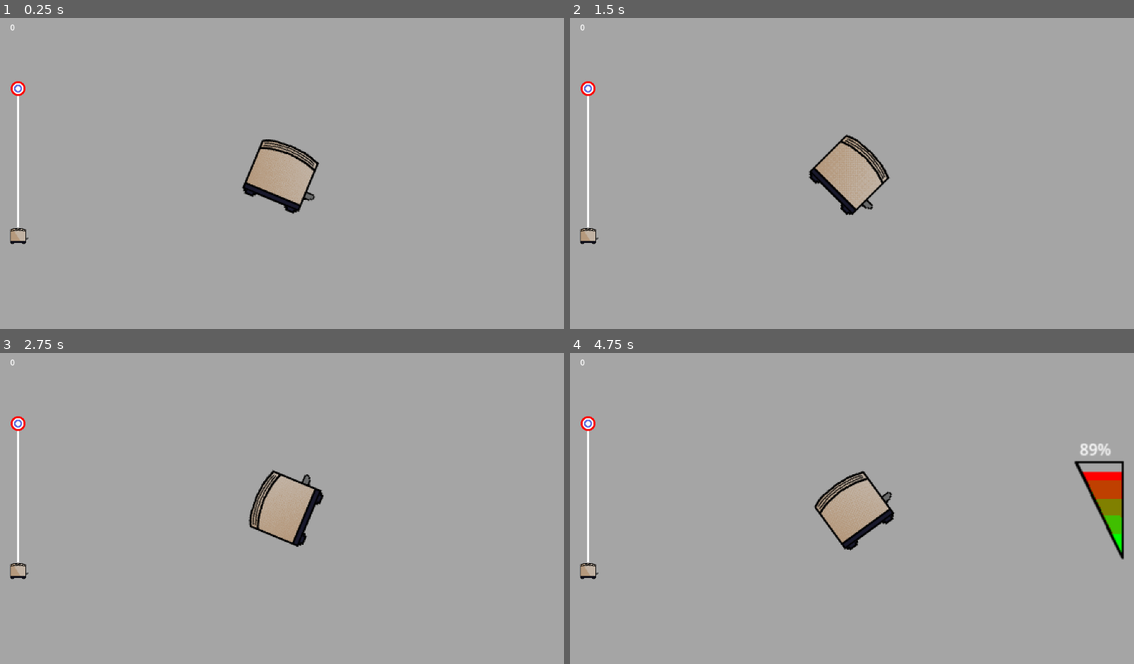
Above: before the commit, frames 1-4 (two rows, left to right).
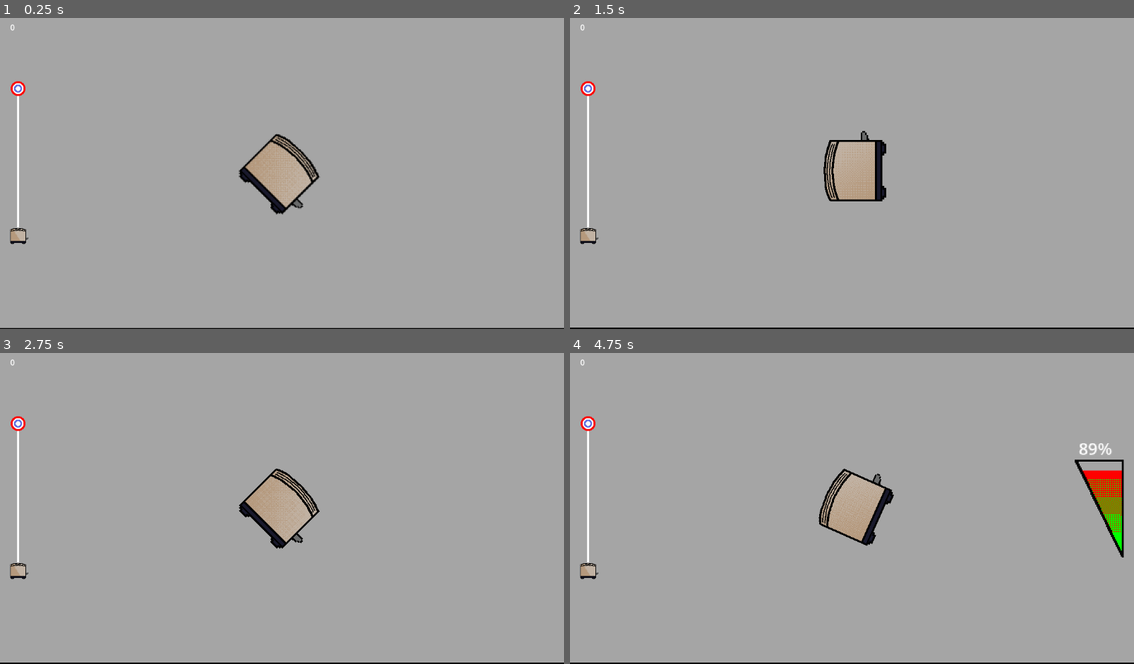
Above: after the commit, the same moments.

Repository: Venorrak/toast
Game: Godot game, scene res://Scenes/Scenes/world.tscn
Two runs of this game, one before a commit and one after it. Both use one fixed random seed, a clock stepped at 60 frames per second and the inputs below.
Inputs:
- Up to frame 1 (0.25 s): no input
- Up to frame 2 (1.5 s): hold Right (Right) 0.53-1.28 s; tap ` (A) at 0.6 s; tap , (B) at 0.8, 1.35 s; hold Down (Down) from 1.28 s (still down)
- Up to frame 3 (2.75 s): tap ` (A) at 1.55, 2.1 s; release Down (Down) at 2.03 s; hold Right (Right) from 2.03 s (still down); tap , (B) at 2.3 s
- Up to frame 4 (4.75 s): release Right (Right) at 2.78 s; hold Up (Up) 2.78-3.53 s; tap , (B) at 2.85, 3.8 s; tap ` (A) at 3.05, 4.35 s; hold Left (Left) from 3.53 s (still down); tap E (interact) at 3.6 s

The runs differ from the first frame. In frame 1, 1.7% of the frame differs, in the area x 0-100%, y 37-100%; in frame 2, 2.1%; in frame 3, 2.0%; in frame 4, 2.9%, in the area x 0-100%, y 29-100%.

Commit message:
added teams, result screen(with themes), multiples toasts

Diff:
--- /dev/null
+++ b/Code/Scripts/results_screen.gd
@@ -0,0 +1,32 @@
+extends Control
+
+@onready var RedLabels = $Control/ScorePanelRed/Scores
+@onready var BlueLabels = $Control/ScorePanelBlue/Scores
+var redScores
+var blueScores
+
+func _ready() -> void:
+	var blues = BlueLabels.get_children()
+	for i in blues.size():
+		blues[i].text = str(blueScores[i])
+	var reds = RedLabels.get_children()
+	for i in reds.size():
+		reds[i].text = str(redScores[i])
+
+# Called every frame. 'delta' is the elapsed time since the previous frame.
+func _process(delta: float) -> void:
+	pass
+
+func updateBlueScore(Score) -> void:
+	blueScores = Score
+
+func updateRedScore(Score) -> void:
+	redScores = Score
+
+
+func _on_main_menu_btn_pressed() -> void:
+	get_tree().quit()
+
+
+func _on_new_game_btn_pressed() -> void:
+	get_tree().reload_current_scene()
--- a/Code/Scripts/test_bounce.gd
+++ /dev/null
@@ -1,14 +0,0 @@
-extends RigidBody2D
-
-# Called when the node enters the scene tree for the first time.
-func _ready() -> void:
-	pass
-
-
-# Called every frame. 'delta' is the elapsed time since the previous frame.
-func _process(delta: float) -> void:
-	pass
-
-func _physics_process(delta: float) -> void:
-	if linear_velocity.length() < 20:
-		linear_velocity /= 1.2
--- /dev/null
+++ b/Code/Scripts/toast.gd
@@ -0,0 +1,20 @@
+extends RigidBody2D
+var toastTeam: int
+# Called when the node enters the scene tree for the first time.
+func _ready() -> void:
+	pass
+
+
+# Called every frame. 'delta' is the elapsed time since the previous frame.
+func _process(delta: float) -> void:
+	pass
+
+func setTeam(team : int) -> void:
+	toastTeam = team
+	if team == 1:
+		$Icon.material.set("shader_parameter/outline_color", Color("ff0000"))
+	else:
+		$Icon.material.set("shader_parameter/outline_color", Color("0000ff"))
+
+func getTeam() -> int:
+	return toastTeam
--- a/Code/Scripts/world.gd
+++ b/Code/Scripts/world.gd
@@ -1,7 +1,10 @@
 extends Node2D
 @onready var arrow = $Arrow
 @onready var aim = $Arrow/Aim
-@onready var toast = $toast
+var toast
+@export var ValidToastDistance: float
+var nbOfToasts = 6
+@onready var toastHome = $Toasts
 @onready var gauge = $Control/TextureProgressBar
 @onready var gaugeLabel = $Control/RichTextLabel
 @onready var target = $Target
@@ -10,15 +13,20 @@
 @onready var speedLabel = $HUD/speedLabel
 @onready var HUD = $HUD
 
-@export var rotationSpeed: float
-@export var gaugeSpeed: float
+
+@export var rotationSpeedInit: float
+@export var gaugeSpeedInit: float
+var rotationSpeed: float
+var gaugeSpeed: float
 @export var minSpeed: int
 @export var maxSpeed: int
 @export var maxZoomCamera: float
 var toastSpeed: float = 1.0
 var incertancy: float = 0.0
 var QTEScene : PackedScene = preload("res://Scenes/Scenes/qte.tscn")
-@onready var toastStartPosition: Vector2 = $toast.global_position
+var ToastScene : PackedScene = preload("res://Scenes/Scenes/toast.tscn")
+var ResultsScene : PackedScene = preload("res://Scenes/Scenes/resultsScreen.tscn")
+@onready var toastStartPosition: Vector2 = $Arrow.position
 
 var variationPercentage : float = 10 #if you change don't forget to change in qte.gd too
 
@@ -27,11 +35,14 @@
 
 # Called when the node enters the scene tree for the first time.
 func _ready() -> void:
+	rotationSpeed = rotationSpeedInit
+	gaugeSpeed = gaugeSpeedInit
 	gauge.min_value = minSpeed
 	gauge.max_value = maxSpeed
 	gauge.step = maxSpeed / 100
 	gauge.visible = false
 	gaugeLabel.visible = false
+	getCreateToast()
 
 
 # Called every frame. 'delta' is the elapsed time since the previous frame.
@@ -41,7 +52,42 @@
 		arrow.visible = false
 
 	speedLabel.text = str(toast.linear_velocity.length())
-
+	if toast.linear_velocity.length() < 3 and toast.linear_velocity.length() > 1:
+		if (toast.global_position - target.global_position).length() > ValidToastDistance:
+			toast.position = Vector2(100000, 1000000)
+		if nbOfToasts > 0:
+			getCreateToast()
+			arrow.visible = true
+			rotationSpeed = rotationSpeedInit
+			gaugeSpeed = gaugeSpeedInit
+			state = gameState.DIRECTION
+		else:
+			var redTeamScore : Array = []
+			var blueTeamScore : Array = []
+			for toast in toastHome.get_children():
+				var toastScore = int((toast.global_position - target.global_position).length())
+				if toast.getTeam() == 0:
+					if toastScore > ValidToastDistance:
+						blueTeamScore.append(ValidToastDistance)
+					else:
+						blueTeamScore.append(toastScore)
+				else:
+					if toastScore > ValidToastDistance:
+						redTeamScore.append(ValidToastDistance)
+					else:
+						redTeamScore.append(toastScore)
+			var redTeamScoreTotal = 0
+			var blueTeamScoreTotal = 0
+			for scr in redTeamScore:
+				redTeamScoreTotal += scr
+			for scr in blueTeamScore:
+				blueTeamScoreTotal += scr
+			redTeamScore.append(redTeamScoreTotal)
+			blueTeamScore.append(blueTeamScoreTotal)
+			var newResultScene = ResultsScene.instantiate()
+			newResultScene.updateBlueScore(blueTeamScore)
+			newResultScene.updateRedScore(redTeamScore)
+			HUD.add_child(newResultScene)
 	if gaugeSpeed != 0:
 		gauge.value += gaugeSpeed
 		if gauge.value >= maxSpeed or gauge.value <= minSpeed:
@@ -125,3 +171,11 @@
 
 	var zoomValue = 1 - ((percent * (1 - maxZoomCamera)) / 100)
 	camera.zoom = Vector2(zoomValue, zoomValue)
+
+func getCreateToast():
+	var newToast = ToastScene.instantiate()
+	newToast.position = toastStartPosition
+	newToast.setTeam(nbOfToasts % 2 == 0)
+	toastHome.add_child(newToast)
+	toast = newToast
+	nbOfToasts -= 1
--- /dev/null
+++ b/Code/Shaders/highlight.gdshader
@@ -0,0 +1,16 @@
+shader_type canvas_item;
+
+uniform vec3 outline_color: source_color;
+uniform float progress: hint_range(0.0, 1.0);
+uniform float width: hint_range(0.0, 0.050, 0.001) = 0.001;
+
+void fragment() {
+	vec4 line_neg_y = vec4(outline_color.rgb, texture(TEXTURE, vec2(UV.x, UV.y - width)).a);
+	vec4 line_pos_y = vec4(outline_color.rgb, texture(TEXTURE, vec2(UV.x, UV.y + width)).a);
+	vec4 line_neg_x = vec4(outline_color.rgb, texture(TEXTURE, vec2(UV.x - width, UV.y)).a);
+	vec4 line_pos_x = vec4(outline_color.rgb, texture(TEXTURE, vec2(UV.x + width, UV.y)).a);
+	vec4 outline_y = mix(line_neg_y, line_pos_y, line_pos_y);
+	vec4 outline_x = mix(line_neg_x, line_pos_x, line_pos_x);
+	vec4 outline = mix(outline_y, outline_x, outline_x);
+	COLOR.rgba = mix(COLOR, outline, progress * (1.0 - COLOR.a));
+}
--- a/Scenes/Scenes/qte.tscn
+++ b/Scenes/Scenes/qte.tscn
@@ -21,6 +21,33 @@
 [sub_resource type="Theme" id="Theme_16riv"]
 Panel/styles/panel = SubResource("StyleBoxFlat_6n3n2")
 
+[sub_resource type="Animation" id="Animation_f0fxi"]
+length = 0.001
+tracks/0/type = "value"
+tracks/0/imported = false
+tracks/0/enabled = true
+tracks/0/path = NodePath("Panel:position")
+tracks/0/interp = 1
+tracks/0/loop_wrap = true
+tracks/0/keys = {
+"times": PackedFloat32Array(0),
+"transitions": PackedFloat32Array(1),
+"update": 0,
+"values": [Vector2(0, 20)]
+}
+tracks/1/type = "value"
+tracks/1/imported = false
+tracks/1/enabled = true
+tracks/1/path = NodePath("Goals:position")
+tracks/1/interp = 1
+tracks/1/loop_wrap = true
+tracks/1/keys = {
+"times": PackedFloat32Array(0),
+"transitions": PackedFloat32Array(1),
+"update": 0,
+"values": [Vector2(0, 500)]
+}
+
 [sub_resource type="Animation" id="Animation_0r4lf"]
 resource_name = "enterScene"
 length = 1.5
@@ -61,33 +88,6 @@
 "args": [],
 "method": &"startTimer"
 }]
-}
-
-[sub_resource type="Animation" id="Animation_f0fxi"]
-length = 0.001
-tracks/0/type = "value"
-tracks/0/imported = false
-tracks/0/enabled = true
-tracks/0/path = NodePath("Panel:position")
-tracks/0/interp = 1
-tracks/0/loop_wrap = true
-tracks/0/keys = {
-"times": PackedFloat32Array(0),
-"transitions": PackedFloat32Array(1),
-"update": 0,
-"values": [Vector2(0, 20)]
-}
-tracks/1/type = "value"
-tracks/1/imported = false
-tracks/1/enabled = true
-tracks/1/path = NodePath("Goals:position")
-tracks/1/interp = 1
-tracks/1/loop_wrap = true
-tracks/1/keys = {
-"times": PackedFloat32Array(0),
-"transitions": PackedFloat32Array(1),
-"update": 0,
-"values": [Vector2(0, 500)]
 }
 
 [sub_resource type="Animation" id="Animation_jm78l"]
@@ -175,7 +175,7 @@
 script = ExtResource("1_hesyt")
 nbOfQTE = 10
 safeSpace = 110.0
-QTESpeed = 7.0
+QTESpeed = 10.0
 separationSpace = 75
 GoalsY = 550
 topY = 70
--- a/Scenes/Scenes/qte_obj.gd
+++ b/Scenes/Scenes/qte_obj.gd
@@ -21,7 +21,7 @@
 func getType() -> String:
 	return type
 
-func reset():
+func reset() -> void:
 	position = Vector2(0,0)
 	speed.y = 0
 	visible = false
--- /dev/null
+++ b/Scenes/Scenes/resultsScreen.tscn
@@ -0,0 +1,298 @@
+[gd_scene load_steps=8 format=3 uid="uid://jvp2sr5cohsx"]
+
+[ext_resource type="Theme" uid="uid://uqchl56daju3" path="res://Scenes/Themes/test_theme.tres" id="1_f7sry"]
+[ext_resource type="StyleBox" uid="uid://fc6ol8dv1clm" path="res://Scenes/Themes/red_panel_theme.tres" id="2_1hw7u"]
+[ext_resource type="Script" path="res://Code/Scripts/results_screen.gd" id="2_70yly"]
+[ext_resource type="StyleBox" uid="uid://dqmwh1homtqu7" path="res://Scenes/Themes/blue_panel_theme.tres" id="3_mm3h5"]
+
+[sub_resource type="StyleBoxFlat" id="StyleBoxFlat_q5l83"]
+bg_color = Color(0.32, 0.32, 0.32, 0.309804)
+
+[sub_resource type="StyleBoxLine" id="StyleBoxLine_vf0x7"]
+color = Color(1, 0, 0, 1)
+thickness = 2
+vertical = true
+
+[sub_resource type="StyleBoxLine" id="StyleBoxLine_75l1w"]
+color = Color(0, 0, 1, 1)
+thickness = 2
+vertical = true
+
+[node name="ResultsScreen" type="Control"]
+layout_mode = 3
+anchors_preset = 0
+size_flags_horizontal = 0
+theme = ExtResource("1_f7sry")
+script = ExtResource("2_70yly")
+
+[node name="Control" type="Control" parent="."]
+layout_mode = 1
+anchors_preset = 0
+offset_left = 366.0
+offset_top = 90.0
+offset_right = 406.0
+offset_bottom = 130.0
+
+[node name="shade" type="Panel" parent="Control"]
+layout_mode = 0
+offset_left = -1385.0
+offset_top = -748.0
+offset_right = 1871.0
+offset_bottom = 1036.0
+theme_override_styles/panel = SubResource("StyleBoxFlat_q5l83")
+
+[node name="ScorePanelRed" type="Panel" parent="Control"]
+layout_mode = 0
+offset_right = 400.0
+offset_bottom = 150.0
+theme_override_styles/panel = ExtResource("2_1hw7u")
+
+[node name="1" type="RichTextLabel" parent="Control/ScorePanelRed"]
+layout_mode = 0
+offset_right = 60.0
+offset_bottom = 40.0
+bbcode_enabled = true
+text = "[center]1[/center]"
+fit_content = true
+
+[node name="2" type="RichTextLabel" parent="Control/ScorePanelRed"]
+layout_mode = 0
+offset_top = 40.0
+offset_right = 60.0
+offset_bottom = 80.0
+bbcode_enabled = true
+text = "[center]2[/center]"
+fit_content = true
+
+[node name="3" type="RichTextLabel" parent="Control/ScorePanelRed"]
+layout_mode = 0
+offset_top = 80.0
+offset_right = 60.0
+offset_bottom = 120.0
+bbcode_enabled = true
+text = "[center]3[/center]"
+fit_content = true
+
+[node name="total" type="RichTextLabel" parent="Control/ScorePanelRed"]
+layout_mode = 0
+offset_top = 120.0
+offset_right = 60.0
+offset_bottom = 160.0
+bbcode_enabled = true
+text = "[center]Total[/center]"
+fit_content = true
+
+[node name="HSeparator" type="HSeparator" parent="Control/ScorePanelRed"]
+layout_mode = 0
+offset_left = -7.0
+offset_top = 34.0
+offset_right = 407.0
+offset_bottom = 38.0
+
+[node name="HSeparator2" type="HSeparator" parent="Control/ScorePanelRed"]
+layout_mode = 0
+offset_left = -7.0
+offset_top = 74.0
+offset_right = 407.0
+offset_bottom = 78.0
+
+[node name="HSeparator3" type="HSeparator" parent="Control/ScorePanelRed"]
+layout_mode = 0
+offset_left = -7.0
+offset_top = 114.0
+offset_right = 407.0
+offset_bottom = 118.0
+
+[node name="VSeparator" type="VSeparator" parent="Control/ScorePanelRed"]
+layout_mode = 0
+offset_left = 60.0
+offset_top = -8.165
+offset_right = 64.0
+offset_bottom = 158.79
+theme_override_styles/separator = SubResource("StyleBoxLine_vf0x7")
+
+[node name="Scores" type="Control" parent="Control/ScorePanelRed"]
+anchors_preset = 0
+offset_right = 40.0
+offset_bottom = 40.0
+
+[node name="first" type="RichTextLabel" parent="Control/ScorePanelRed/Scores"]
+layout_mode = 0
+offset_left = 69.0
+offset_right = 398.0
+offset_bottom = 40.0
+bbcode_enabled = true
+text = "[center]500[/center]"
+fit_content = true
+
+[node name="second" type="RichTextLabel" parent="Control/ScorePanelRed/Scores"]
+layout_mode = 0
+offset_left = 69.0
+offset_top = 40.0
+offset_right = 398.0
+offset_bottom = 80.0
+bbcode_enabled = true
+text = "[center]500[/center]"
+fit_content = true
+
+[node name="third" type="RichTextLabel" parent="Control/ScorePanelRed/Scores"]
+layout_mode = 0
+offset_left = 69.0
+offset_top = 80.0
+offset_right = 398.0
+offset_bottom = 120.0
+bbcode_enabled = true
+text = "[center]500[/center]"
+fit_content = true
+
+[node name="total" type="RichTextLabel" parent="Control/ScorePanelRed/Scores"]
+layout_mode = 0
+offset_left = 69.0
+offset_top = 120.0
+offset_right = 398.0
+offset_bottom = 160.0
+bbcode_enabled = true
+text = "[center]1500 points[/center]"
+fit_content = true
+
+[node name="ScorePanelBlue" type="Panel" parent="Control"]
+layout_mode = 0
+offset_top = 190.0
+offset_right = 400.0
+offset_bottom = 340.0
+theme_override_styles/panel = ExtResource("3_mm3h5")
+
+[node name="1" type="RichTextLabel" parent="Control/ScorePanelBlue"]
+layout_mode = 0
+offset_right = 60.0
+offset_bottom = 40.0
+bbcode_enabled = true
+text = "[center]1[/center]"
+fit_content = true
+
+[node name="2" type="RichTextLabel" parent="Control/ScorePanelBlue"]
+layout_mode = 0
+offset_top = 40.0
+offset_right = 60.0
+offset_bottom = 80.0
+bbcode_enabled = true
+text = "[center]2[/center]"
+fit_content = true
+
+[node name="3" type="RichTextLabel" parent="Control/ScorePanelBlue"]
+layout_mode = 0
+offset_top = 80.0
+offset_right = 60.0
+offset_bottom = 120.0
+bbcode_enabled = true
+text = "[center]3[/center]"
+fit_content = true
+
+[node name="total" type="RichTextLabel" parent="Control/ScorePanelBlue"]
+layout_mode = 0
+offset_top = 120.0
+offset_right = 60.0
+offset_bottom = 160.0
+bbcode_enabled = true
+text = "[center]Total[/center]"
+fit_content = true
+
+[node name="HSeparator" type="HSeparator" parent="Control/ScorePanelBlue"]
+layout_mode = 0
+offset_left = -7.0
+offset_top = 34.0
+offset_right = 407.0
+offset_bottom = 38.0
+
+[node name="HSeparator2" type="HSeparator" parent="Control/ScorePanelBlue"]
+layout_mode = 0
+offset_left = -7.0
+offset_top = 74.0
+offset_right = 407.0
+offset_bottom = 78.0
+
+[node name="HSeparator3" type="HSeparator" parent="Control/ScorePanelBlue"]
+layout_mode = 0
+offset_left = -7.0
+offset_top = 114.0
+offset_right = 407.0
+offset_bottom = 118.0
+
+[node name="VSeparator" type="VSeparator" parent="Control/ScorePanelBlue"]
+layout_mode = 0
+offset_left = 60.0
+offset_top = -8.165
+offset_right = 64.0
+offset_bottom = 158.79
+theme_override_styles/separator = SubResource("StyleBoxLine_75l1w")
+
+[node name="Scores" type="Control" parent="Control/ScorePanelBlue"]
+anchors_preset = 0
+offset_right = 40.0
+offset_bottom = 40.0
+
+[node name="first" type="RichTextLabel" parent="Control/ScorePanelBlue/Scores"]
+layout_mode = 0
+offset_left = 69.0
+offset_right = 398.0
+offset_bottom = 40.0
+bbcode_enabled = true
+text = "[center]500[/center]"
+fit_content = true
+
+[node name="second" type="RichTextLabel" parent="Control/ScorePanelBlue/Scores"]
+layout_mode = 0
+offset_left = 69.0
+offset_top = 40.0
+offset_right = 398.0
+offset_bottom = 80.0
+bbcode_enabled = true
+text = "[center]500[/center]"
+fit_content = true
+
+[node name="third" type="RichTextLabel" parent="Control/ScorePanelBlue/Scores"]
+layout_mode = 0
+offset_left = 69.0
+offset_top = 80.0
+offset_right = 398.0
+offset_bottom = 120.0
+bbcode_enabled = true
+text = "[center]500[/center]"
+fit_content = true
+
+[node name="total" type="RichTextLabel" parent="Control/ScorePanelBlue/Scores"]
+layout_mode = 0
+offset_left = 69.0
+offset_top = 120.0
+offset_right = 398.0
+offset_bottom = 160.0
+bbcode_enabled = true
+text = "[center]1500 points[/center]"
+fit_content = true
+
+[node name="mainMenuBtn" type="Button" parent="Control"]
+layout_mode = 0
+offset_left = 30.0
+offset_top = 400.0
+offset_right = 180.0
+offset_bottom = 450.0
+focus_neighbor_left = NodePath("../NewGameBtn")
+focus_neighbor_right = NodePath("../NewGameBtn")
+focus_next = NodePath("../NewGameBtn")
+focus_previous = NodePath("../NewGameBtn")
+text = "Main menu"
+
+[node name="NewGameBtn" type="Button" parent="Control"]
+layout_mode = 0
+offset_left = 220.0
+offset_top = 400.0
+offset_right = 370.0
+offset_bottom = 450.0
+focus_neighbor_left = NodePath("../mainMenuBtn")
+focus_neighbor_right = NodePath("../mainMenuBtn")
+focus_next = NodePath("../mainMenuBtn")
+focus_previous = NodePath("../mainMenuBtn")
+text = "New game"
+
+[connection signal="pressed" from="Control/mainMenuBtn" to="." method="_on_main_menu_btn_pressed"]
+[connection signal="pressed" from="Control/NewGameBtn" to="." method="_on_new_game_btn_pressed"]
--- a/Scenes/Scenes/toast.tscn
+++ b/Scenes/Scenes/toast.tscn
@@ -1,9 +1,18 @@
-[gd_scene load_steps=3 format=3 uid="uid://c6sp8nlbw614f"]
+[gd_scene load_steps=6 format=3 uid="uid://c6sp8nlbw614f"]
 
+[ext_resource type="Shader" path="res://Code/Shaders/highlight.gdshader" id="1_8jusr"]
+[ext_resource type="Script" path="res://Code/Scripts/toast.gd" id="1_bvevc"]
 [ext_resource type="Texture2D" uid="uid://bkowr3t32fkn4" path="res://Rescources/2d/toast.png" id="1_fxcxw"]
 
 [sub_resource type="PhysicsMaterial" id="PhysicsMaterial_utmbd"]
 bounce = 0.9
+
+[sub_resource type="ShaderMaterial" id="ShaderMaterial_7cgeh"]
+resource_local_to_scene = true
+shader = ExtResource("1_8jusr")
+shader_parameter/outline_color = Color(1, 0, 0, 1)
+shader_parameter/progress = 1.0
+shader_parameter/width = 0.025
 
 [node name="toast" type="RigidBody2D"]
 position = Vector2(576, 324)
@@ -11,10 +20,13 @@
 physics_material_override = SubResource("PhysicsMaterial_utmbd")
 gravity_scale = 0.0
 linear_damp = 0.1
+script = ExtResource("1_bvevc")
 
 [node name="Icon" type="Sprite2D" parent="."]
+material = SubResource("ShaderMaterial_7cgeh")
 scale = Vector2(2, 2)
 texture = ExtResource("1_fxcxw")
 
 [node name="CollisionPolygon2D" type="CollisionPolygon2D" parent="."]
+visible = false
 polygon = PackedVector2Array(34, 24, 34, 41, 28, 48, -26, 48, -32, 42, -32, 16, -40, 10, -48, 2, -48, -16, -46, -22, -28, -34, -22, -34, -18, -32, -18, -28, 10, -28, 14, -34, 22, -34, 36, -32, 46, -18, 46, 0, 44, 8, 38, 12)
--- a/Scenes/Scenes/world.tscn
+++ b/Scenes/Scenes/world.tscn
@@ -6,7 +6,6 @@
 [ext_resource type="Texture2D" uid="uid://ch0jv0psj74a0" path="res://Rescources/2d/progress_edge.png" id="2_b0wuk"]
 [ext_resource type="PackedScene" uid="uid://dscos81yscrql" path="res://Scenes/Scenes/ProgressBar.tscn" id="2_qlfrv"]
 [ext_resource type="Texture2D" uid="uid://uifcsn767y1l" path="res://Rescources/2d/progress_inside.png" id="3_ccj6t"]
-[ext_resource type="PackedScene" uid="uid://c6sp8nlbw614f" path="res://Scenes/Scenes/toast.tscn" id="5_yr8ra"]
 [ext_resource type="Texture2D" uid="uid://70fborerao6m" path="res://Rescources/2d/toaster.png" id="6_5jxex"]
 
 [sub_resource type="ShaderMaterial" id="ShaderMaterial_d8xs1"]
@@ -29,8 +28,9 @@
 
 [node name="World" type="Node2D"]
 script = ExtResource("1_kv0b3")
-rotationSpeed = 1.5
-gaugeSpeed = 10.0
+ValidToastDistance = 750.0
+rotationSpeedInit = 3.0
+gaugeSpeedInit = 12.0
 maxSpeed = 1500
 maxZoomCamera = 0.3
 
@@ -83,11 +83,12 @@
 offset_top = -23.845
 offset_right = 58.86
 offset_bottom = 24.455
+theme_override_font_sizes/normal_font_size = 17
 bbcode_enabled = true
-text = "[center]100%[/center]"
+text = "[center]100%+10[/center]"
 scroll_active = false
 
-[node name="toast" parent="." instance=ExtResource("5_yr8ra")]
+[node name="Toasts" type="Node2D" parent="."]
 
 [node name="Arrow" type="Sprite2D" parent="."]
 position = Vector2(576, 327)
--- /dev/null
+++ b/Scenes/Themes/blue_panel_theme.tres
@@ -0,0 +1,20 @@
+[gd_resource type="StyleBoxFlat" format=3 uid="uid://dqmwh1homtqu7"]
+
+[resource]
+bg_color = Color(0.1, 0.1, 0.1, 1)
+border_width_left = 2
+border_width_top = 2
+border_width_right = 2
+border_width_bottom = 2
+border_color = Color(0, 0, 1, 1)
+corner_radius_top_left = 20
+corner_radius_top_right = 20
+corner_radius_bottom_right = 20
+corner_radius_bottom_left = 20
+expand_margin_left = 10.0
+expand_margin_top = 10.0
+expand_margin_right = 10.0
+expand_margin_bottom = 10.0
+shadow_color = Color(0, 0, 0, 0.337255)
+shadow_size = 6
+shadow_offset = Vector2(5.055, 4.93)
--- /dev/null
+++ b/Scenes/Themes/red_panel_theme.tres
@@ -0,0 +1,20 @@
+[gd_resource type="StyleBoxFlat" format=3 uid="uid://fc6ol8dv1clm"]
+
+[resource]
+bg_color = Color(0.1, 0.1, 0.1, 1)
+border_width_left = 2
+border_width_top = 2
+border_width_right = 2
+border_width_bottom = 2
+border_color = Color(1, 0, 0, 1)
+corner_radius_top_left = 20
+corner_radius_top_right = 20
+corner_radius_bottom_right = 20
+corner_radius_bottom_left = 20
+expand_margin_left = 10.0
+expand_margin_top = 10.0
+expand_margin_right = 10.0
+expand_margin_bottom = 10.0
+shadow_color = Color(0, 0, 0, 0.337255)
+shadow_size = 6
+shadow_offset = Vector2(5.055, 4.93)
--- /dev/null
+++ b/Scenes/Themes/test_panel_theme.tres
@@ -0,0 +1,20 @@
+[gd_resource type="StyleBoxFlat" format=3 uid="uid://ks1bwdle5lru"]
+
+[resource]
+bg_color = Color(0.1, 0.1, 0.1, 1)
+border_width_left = 3
+border_width_top = 3
+border_width_right = 3
+border_width_bottom = 3
+border_blend = true
+corner_radius_top_left = 20
+corner_radius_top_right = 20
+corner_radius_bottom_right = 20
+corner_radius_bottom_left = 20
+expand_margin_left = 10.0
+expand_margin_top = 10.0
+expand_margin_right = 10.0
+expand_margin_bottom = 10.0
+shadow_color = Color(0, 0, 0, 0.337255)
+shadow_size = 6
+shadow_offset = Vector2(5.055, 4.93)
--- /dev/null
+++ b/Scenes/Themes/test_theme.tres
@@ -0,0 +1,34 @@
+[gd_resource type="Theme" load_steps=4 format=3 uid="uid://uqchl56daju3"]
+
+[ext_resource type="StyleBox" uid="uid://ks1bwdle5lru" path="res://Scenes/Themes/test_panel_theme.tres" id="1_x0ueb"]
+
+[sub_resource type="StyleBoxFlat" id="StyleBoxFlat_4fgx0"]
+bg_color = Color(0.1, 0.1, 0.1, 1)
+border_width_left = 3
+border_width_top = 3
+border_width_right = 3
+border_width_bottom = 3
+border_color = Color(0.45, 0.45, 0.45, 1)
+border_blend = true
+corner_radius_top_left = 10
+corner_radius_top_right = 10
+corner_radius_bottom_right = 10
+corner_radius_bottom_left = 10
+expand_margin_left = 5.0
+expand_margin_top = 5.0
+expand_margin_right = 5.0
+expand_margin_bottom = 5.0
+shadow_color = Color(0, 0, 0, 0.498039)
+shadow_size = 2
+shadow_offset = Vector2(3, 3)
+
+[sub_resource type="StyleBoxLine" id="StyleBoxLine_ekc4m"]
+color = Color(0.2, 0.2, 0.2, 1)
+thickness = 2
+
+[resource]
+default_font_size = 22
+Button/styles/normal = SubResource("StyleBoxFlat_4fgx0")
+HBoxContainer/constants/separation = 19
+HSeparator/styles/separator = SubResource("StyleBoxLine_ekc4m")
+Panel/styles/panel = ExtResource("1_x0ueb")
Not shown: 1 places in Scenes/Scenes/world.tscn that only renumber resources
